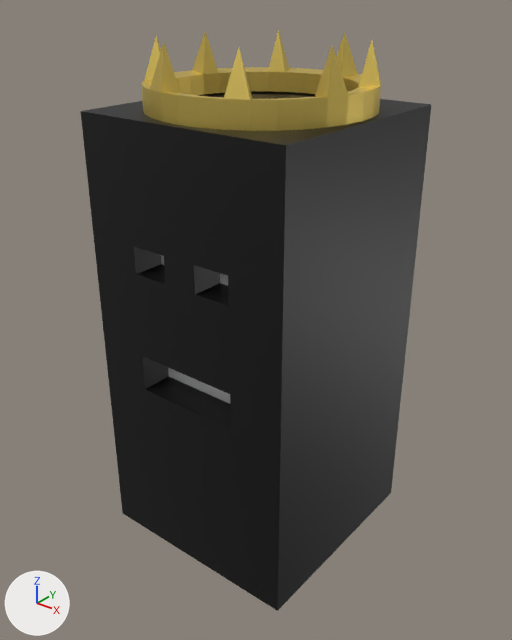
The COLLADA model Assets/Models/King.dae: old version first, new version second.
The view is the same before and after, from a camera (50 mm lens) standing at (1.81, -2.29, 1.47) and looking at (0.02, -0.06, 0.09). Lighting does not change. The marker at lower left points along +X, +Y and +Z.
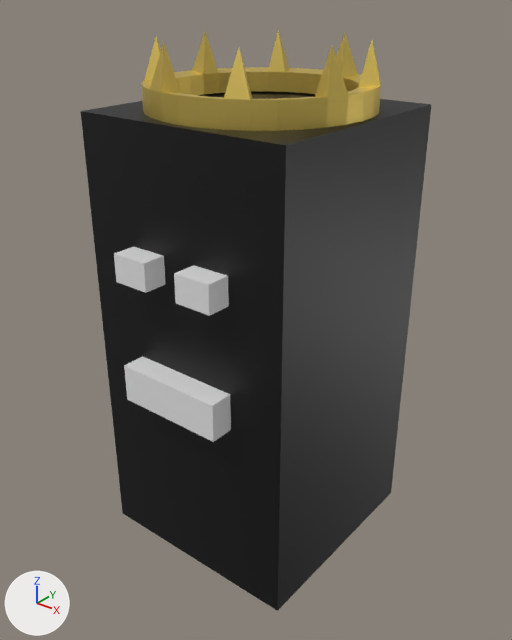
Where the change shows, as pixel boxes [x1, y1, x2, y2] in the pictures (512 x 640 px):
part 1 of me_cube, built on
    before: [161, 255, 230, 404]
    after: [114, 247, 231, 442]

Patch to the scene script:
```diff
--- a/Assets/Models/King.dae.py
+++ b/Assets/Models/King.dae.py
@@ me_cube @@
 # used by ob_cube; location = (0.0, 0.0, 0.0)
-me_cube.from_pydata(...)  # 36 vertices, 68 faces; spans x -0.5..0.49, y -0.5..0.5, z -1.0..1.0
+me_cube.from_pydata(...)  # 48 vertices, 92 faces; spans x -0.5..0.49, y -0.6..0.5, z -1.0..1.0
+# me_cube part 1
+# 6 faces are deleted
+# 12 new vertices lie (0.0, -0.25, 0.0) away from vertices in x -0.25..0.24, y -0.35, z -0.17..0.5
+# 30 new faces join them, mat_eye (white #e7e7e7)
 me_cube.materials.append(mat_body)
```
